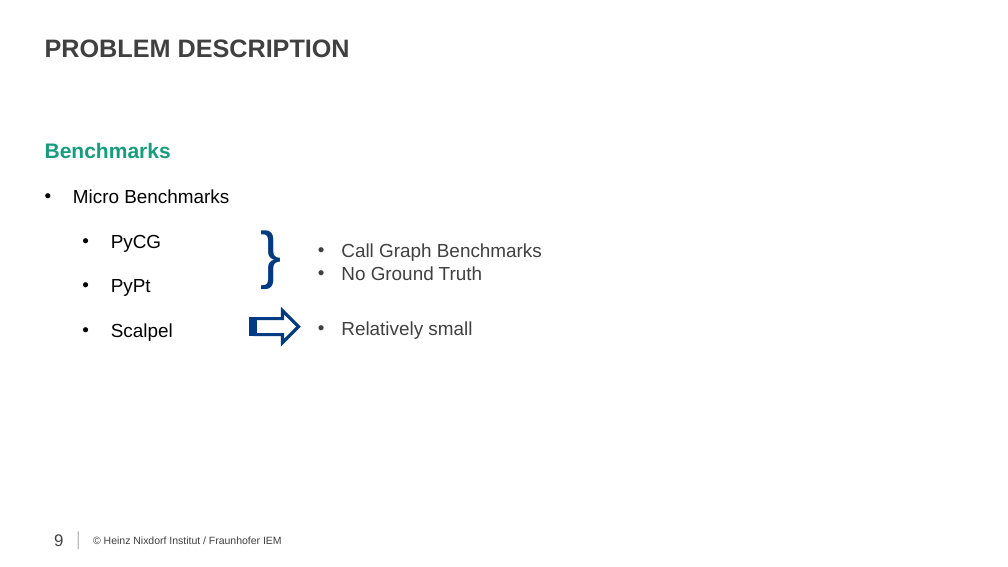
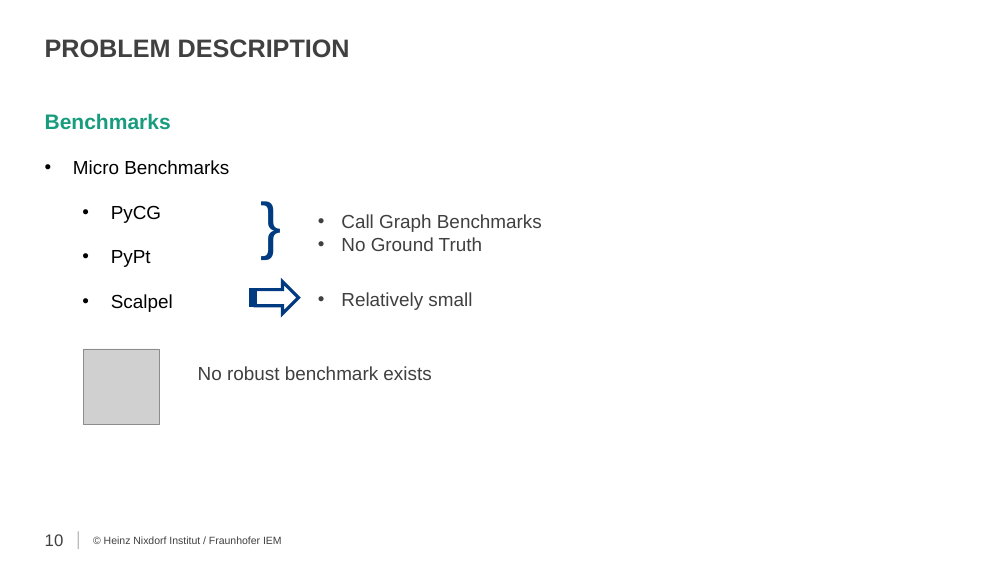
Before and after one commit to secure-software-engineering/TypeEvalPy, a slide deck: slide 10 of proposal/proposal_Samkutty.pptx (slide 9 before the commit). Drawn at 1008x567 pixels with LibreOffice and Linux fonts; fonts in the diff are those of the drawing; grey boxes stand for pictures; background and template pictures are left out. Boxes give left, top, right and bottom in pixels: in the first picture for what was removed or moved away, otherwise in the second. Text is boxed around its words. In the diff, an @@ line names an element or a change of style, - is before the commit and + after.

```diff
--- a/proposal/proposal_Samkutty.pptx
+++ b/proposal/proposal_Samkutty.pptx
@@ 4 texts, 1 striped right arrow: place and size @@
-4 texts, 1 striped right arrow at bbox=[45, 142, 542, 343]
+4 texts, 1 striped right arrow at bbox=[45, 113, 542, 314]
@@ picture added at bbox=[83, 349, 159, 425] @@
@@ text added at bbox=[198, 366, 431, 380], 18 pt, text #404040 @@
+No robust benchmark exists
@@ page number at bbox=[45, 534, 64, 546]: text changed @@
-9
+10
```
Also in this commit, not shown: 10 other slides changed, 3 slides added.
